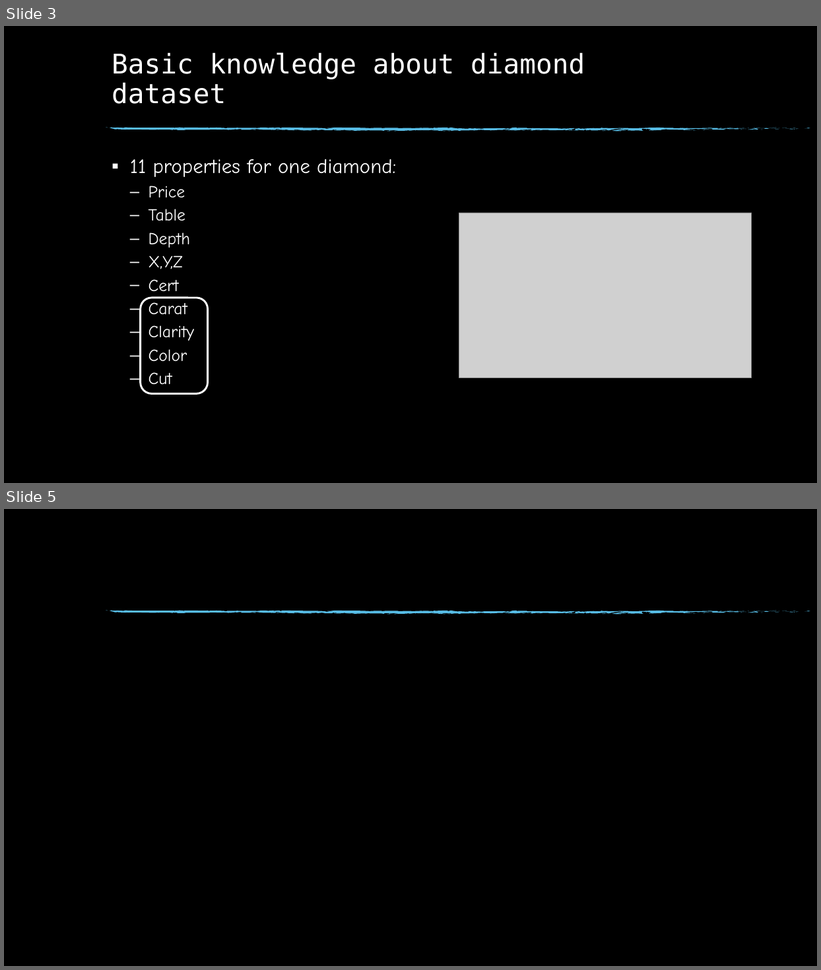
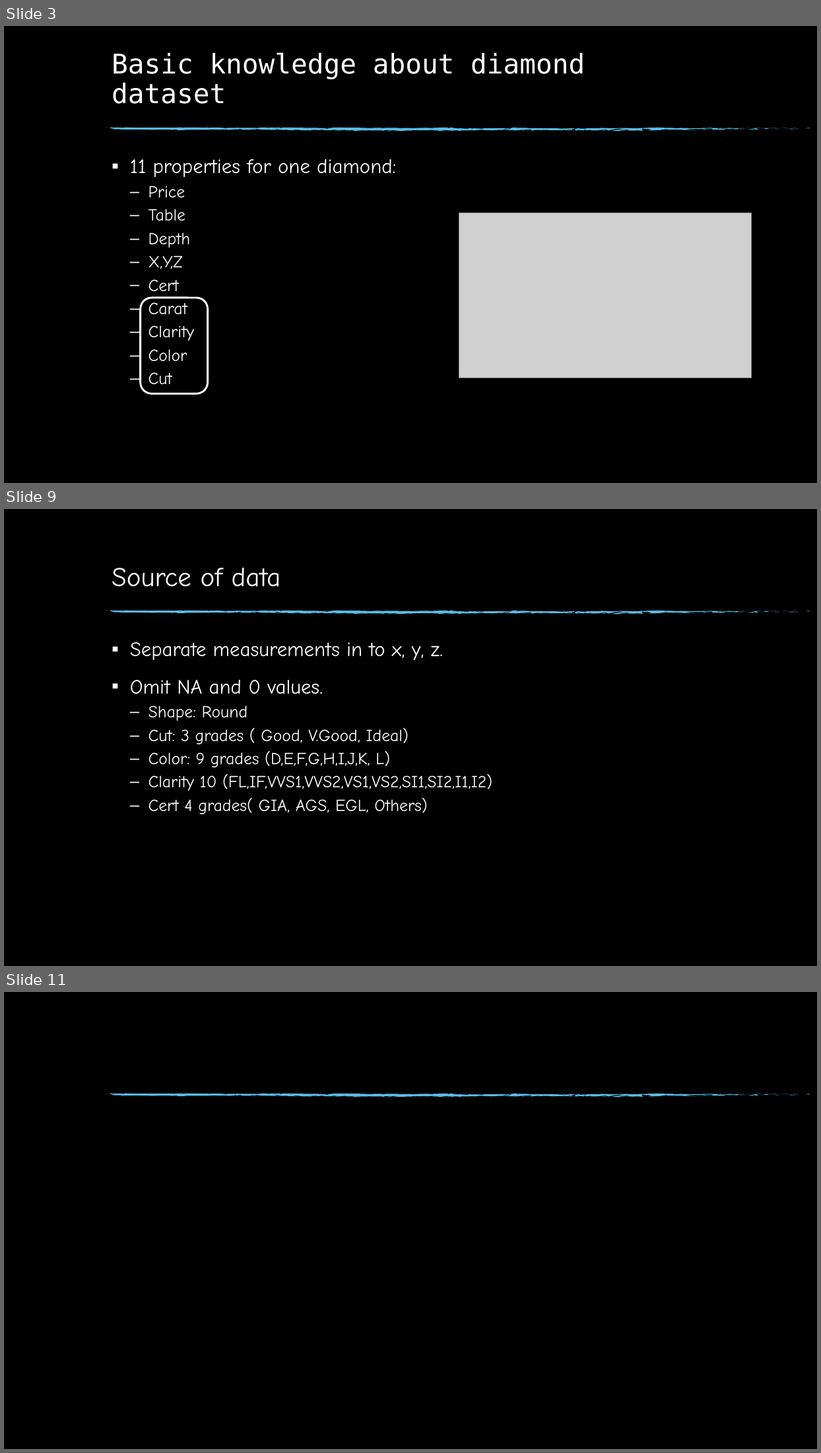
Before and after one commit to git874997967/graduate, a slide deck: diamonds.pptx. Shown one above the other, each under a label of ours: slides 3 and 5 before the commit, slides 3, 9 and 11 after it; the slides between them are not shown. The pictures are 821x970 and 821x1453 pixels, drawn with LibreOffice and Linux fonts; fonts in the diff are those of the drawing; grey boxes stand for pictures; background and template pictures are left out. Boxes give left, top, right and bottom in pixels: in the first picture for what was removed or moved away, otherwise in the second. Text is boxed around its words. In the diff, an @@ line names an element or a change of style, - is before the commit and + after.

```diff
--- a/diamonds.pptx
+++ b/diamonds.pptx
@@ slide 9 added at (4,509,817,966), background picture (left out); not listed: 74 template elements that a slide beside it also shows @@
@@ title added at (112,568,281,587), 32 pt, text #FFFFFF @@
+Source of data
@@ text added at (130,642,492,815), 20 pt, text #FFFFFF @@
+▪ Separate measurements in to x, y, z.
+▪ Omit NA and 0 values.
+  – Shape: Round
+  – Cut: 3 grades ( Good, V.Good, Ideal)
+  – Color: 9 grades (D,E,F,G,H,I,J,K, L)
+  – Clarity 10 (FL,IF,VVS1,VVS2,VS1,VS2,SI1,SI2,I1,I2)
+  – Cert 4 grades( GIA, AGS, EGL, Others)
@@ what was slide 5 is now slide 11 @@
```
Also in this commit, not shown: 2 slides changed, 5 other slides added, 1 other file.
